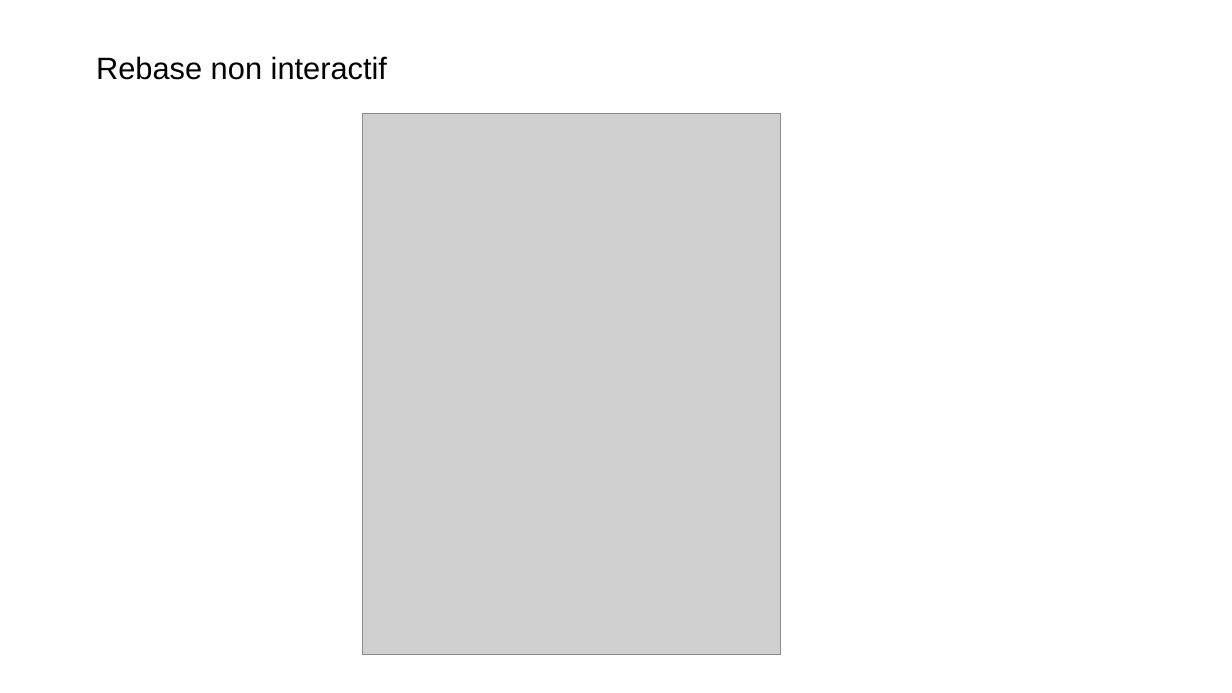
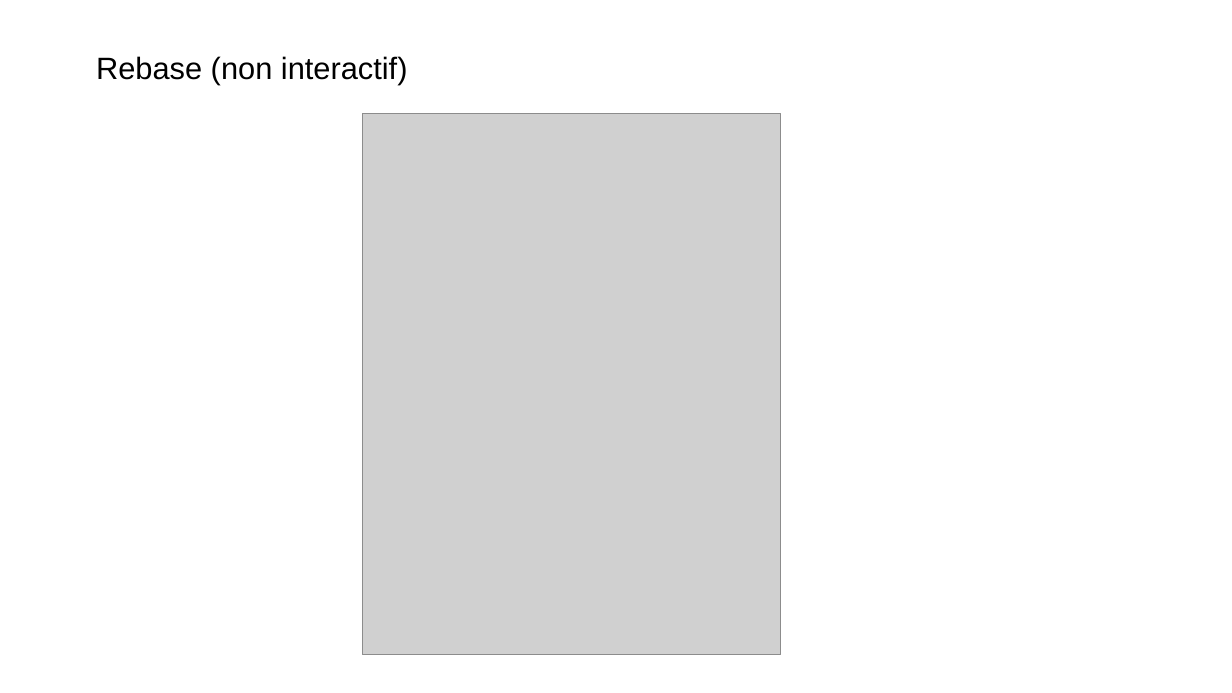
Before and after one commit to Xaviou1003/formation-git, a slide deck: slide 7 of Formation Git - avancée.pptx. Drawn at 1232x693 pixels with LibreOffice and Linux fonts; fonts in the diff are those of the drawing; grey boxes stand for pictures; background and template pictures are left out. Boxes give left, top, right and bottom in pixels: in the first picture for what was removed or moved away, otherwise in the second. Text is boxed around its words. In the diff, an @@ line names an element or a change of style, - is before the commit and + after.

```diff
--- a/Formation Git - avancée.pptx
+++ b/Formation Git - avancée.pptx
@@ title at box(96, 56, 408, 84): text changed @@
-Rebase non interactif
+Rebase (non interactif)
```
Also in this commit, not shown: 1 slide added, 1 slide removed, 1 other file.
